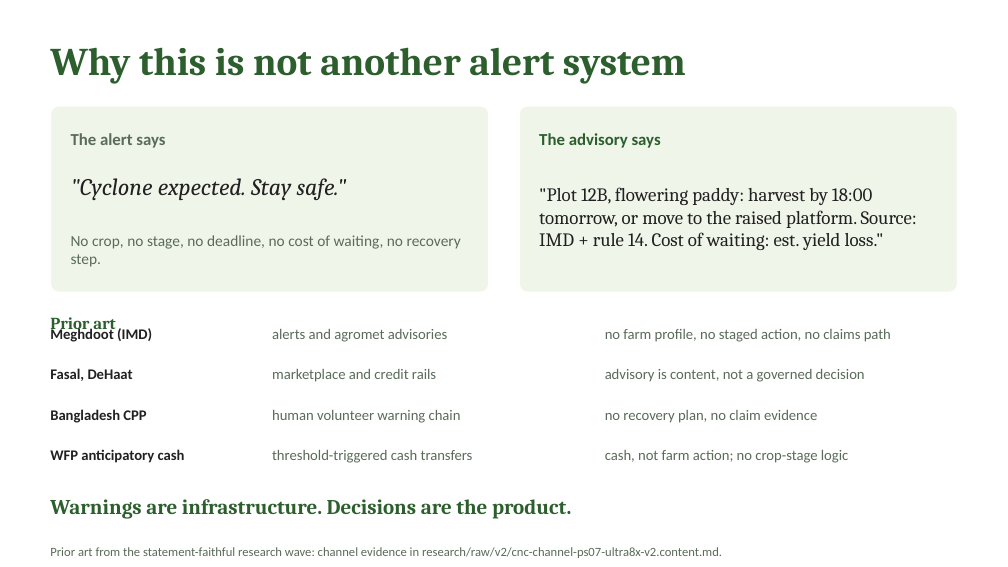
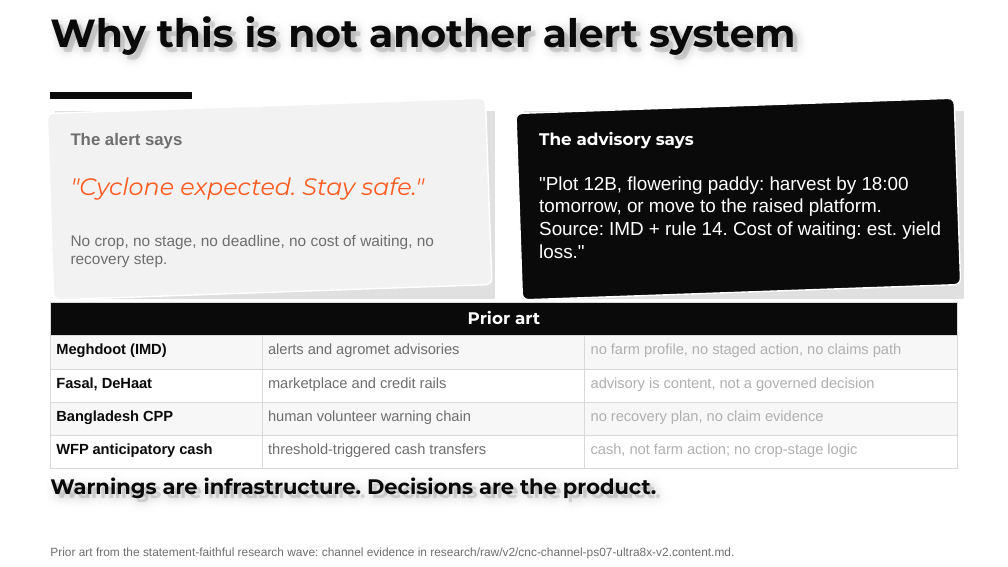
Before and after one commit to harshgounder/craft-n-code, a slide deck: slide 7 of scaffold/deck/KrishiSetu-Round0-20260816.pptx. Drawn at 1008x567 pixels with LibreOffice and Linux fonts; fonts in the diff are those of the drawing. Boxes give left, top, right and bottom in pixels: in the first picture for what was removed or moved away, otherwise in the second. Text is boxed around its words. In the diff, an @@ line names an element or a change of style, - is before the commit and + after.

Commit message:
window-d: T1 deck restyle (black/white/bold/3D, content-identical, 11 slides verified), T2 fresh-eyes audit (16 PASS/10 FLAG, PMFBY resolved by 2fd5c56), T3 submission kit (judge README, zip recipe, 17:20 checklist), EVIDENCE-INDEX em dash + THE-PLAN harness fixed in research-inputs copies

```diff
--- a/scaffold/deck/KrishiSetu-Round0-20260816.pptx
+++ b/scaffold/deck/KrishiSetu-Round0-20260816.pptx
@@ text added at bbox=[50, 16, 800, 55], 28 pt, text #0A0A0A, bold @@
+Why this is not another alert system
@@ text "Why this is not another ..." at bbox=[55, 16, 795, 55]: font Cambria to Montserrat, text colour #2C5F2D to #E0E0E0 @@
@@ rounded rectangle at bbox=[47, 98, 492, 300]: fill #F0F5EA to #F2F2F2; proportions changed; rotation 0 to 358 degrees @@
@@ rectangle added at bbox=[50, 93, 192, 99], fill #0A0A0A, outline #0A0A0A 1 pt @@
@@ rectangle added at bbox=[56, 111, 495, 297], fill #E0E0E0, outline #E0E0E0 1 pt @@
@@ rounded rectangle at bbox=[516, 98, 961, 300]: fill #F0F5EA to #0A0A0A; proportions changed; rotation 0 to 358 degrees @@
@@ rectangle added at bbox=[525, 111, 964, 297], fill #E0E0E0, outline #E0E0E0 1 pt @@
@@ text "The alert says" at bbox=[71, 133, 182, 149]: font Calibri to Arial, text colour #5A6B5A to #6E6E6E @@
@@ text "The advisory says" at bbox=[539, 132, 694, 149]: font Calibri to Montserrat, text colour #2C5F2D to #FFFFFF @@
@@ text ""Cyclone expected. Stay safe."" at bbox=[71, 177, 425, 200]: font Cambria to Montserrat, text colour #212121 to #FF5A1F @@
@@ text ""Plot 12B, flowering paddy: harvest ..." at bbox=[539, 176, 941, 259]: font Cambria to Arial, text colour #212121 to #FFFFFF @@
@@ text "No crop, no stage, no ..." at bbox=[71, 235, 434, 267]: font Calibri to Arial, text colour #5A6B5A to #6E6E6E @@
@@ text removed at bbox=[50, 317, 116, 334] @@
-Prior art
@@ text removed at bbox=[50, 327, 152, 342] @@
-Meghdoot (IMD)
@@ table added at bbox=[50, 302, 958, 461], 5 rows, 3 columns @@
+Prior art |  | 
+Meghdoot (IMD) | alerts and agromet advisories | no farm profile, no staged action, no claims path
+Fasal, DeHaat | marketplace and credit rails | advisory is content, not a governed decision
+Bangladesh CPP | human volunteer warning chain | no recovery plan, no claim evidence
+WFP anticipatory cash | threshold-triggered cash transfers | cash, not farm action; no crop-stage logic
@@ text removed at bbox=[272, 329, 447, 342] @@
-alerts and agromet advisories
@@ text removed at bbox=[605, 329, 891, 342] @@
-no farm profile, no staged action, no claims path
@@ text removed at bbox=[50, 368, 133, 381] @@
-Fasal, DeHaat
@@ text removed at bbox=[272, 369, 436, 382] @@
-marketplace and credit rails
@@ text removed at bbox=[605, 369, 865, 382] @@
-advisory is content, not a governed decision
@@ text removed at bbox=[50, 409, 146, 423] @@
-Bangladesh CPP
@@ text removed at bbox=[272, 410, 461, 423] @@
-human volunteer warning chain
@@ text removed at bbox=[605, 410, 817, 423] @@
-no recovery plan, no claim evidence
@@ text removed at bbox=[50, 449, 185, 463] @@
-WFP anticipatory cash
@@ text added at bbox=[50, 477, 660, 499], 15 pt, text #0A0A0A, bold @@
+Warnings are infrastructure. Decisions are the product.
@@ text "Warnings are infrastructure. Decisions are ..." at bbox=[55, 477, 656, 499]: font Cambria to Montserrat, text colour #2C5F2D to #E0E0E0 @@
@@ text removed at bbox=[272, 450, 473, 463] @@
-threshold-triggered cash transfers
@@ text removed at bbox=[605, 450, 848, 463] @@
-cash, not farm action; no crop-stage logic
@@ text "Prior art from the statement-faithful ..." at bbox=[50, 547, 734, 558]: size 9 to 8.5 pt, font Calibri to Arial, text colour #5A6B5A to #6E6E6E @@
```
Also in this commit, not shown: 10 other slides changed, 8 other files.
